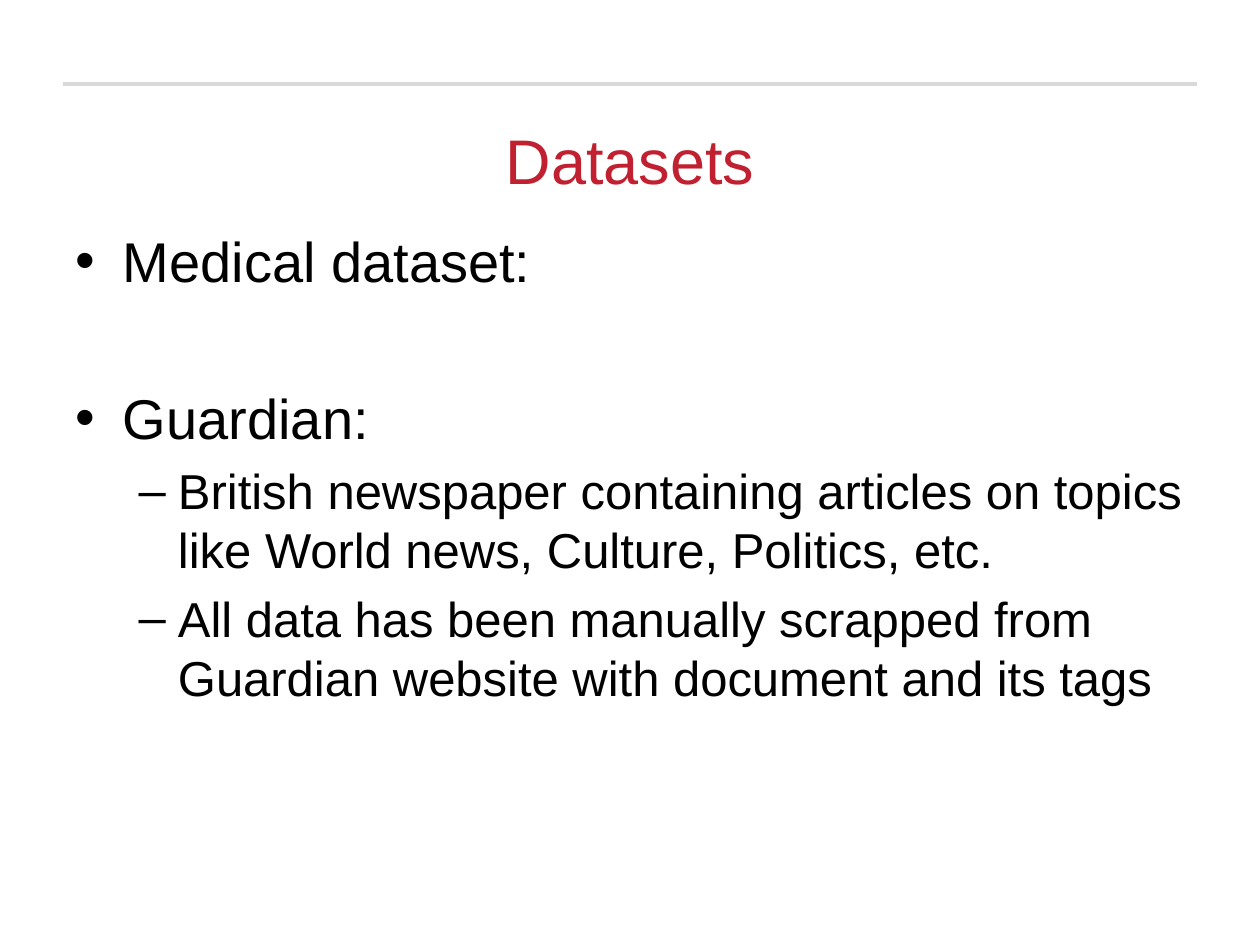
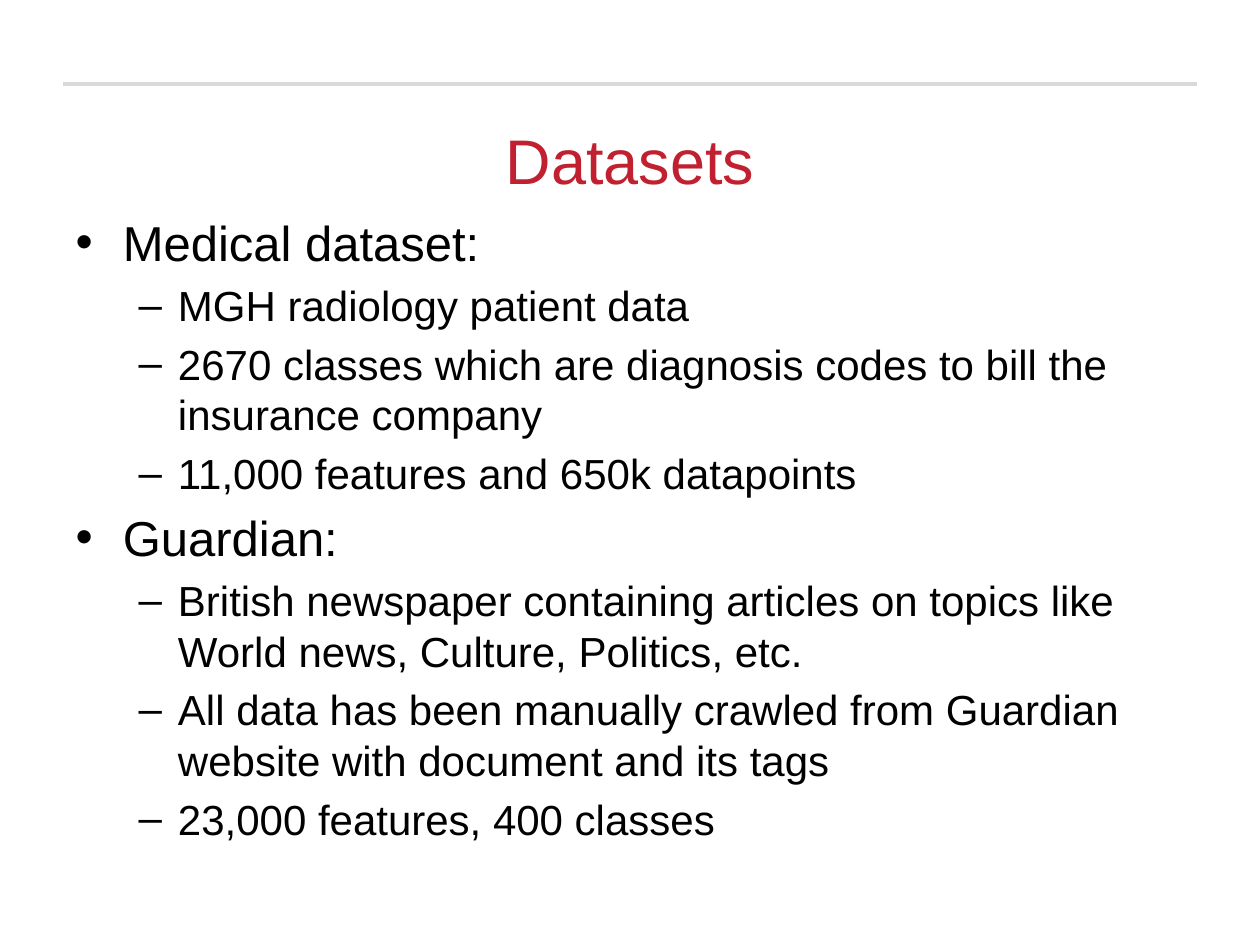
Before and after one commit to RamkishanPanthena/Thesis, a slide deck: slide 20 of defense.pptx (slide 19 before the commit). Drawn at 1260x945 pixels with LibreOffice and Linux fonts; fonts in the diff are those of the drawing; background and template pictures are left out. Boxes give left, top, right and bottom in pixels: in the first picture for what was removed or moved away, otherwise in the second. Text is boxed around its words. In the diff, an @@ line names an element or a change of style, - is before the commit and + after.

```diff
--- a/defense.pptx
+++ b/defense.pptx
@@ text "Medical dataset:": place and size @@
-text "Medical dataset:" at (123,241,1182,706)
+text "Medical dataset:" at (123,225,1119,841)
@@ text at (123,225,1114,673): size 32 to 28 pt in "Medical dataset:", "Guardian:"; size 28 to 24 pt in "British newspaper containing articles on topics like ..." @@
@@ text at (178,290,1107,497): paragraphs added @@
+  – MGH radiology patient data
+  – 2670 classes which are diagnosis codes to bill the insurance company
+  – 11,000 features and 650k datapoints
@@ text at (178,694,1119,841): text changed; size 28 to 24 pt @@
-  – All data has been manually scrapped from Guardian website with document and its tags
+  – All data has been manually crawled from Guardian website with document and its tags
+  – 23,000 features, 400 classes
```
Also in this commit, not shown: 15 other slides changed, 10 slides added, 1 slide removed.
